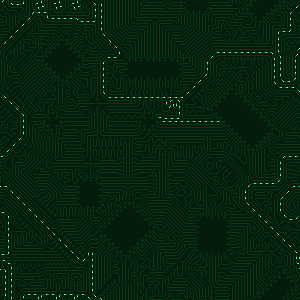
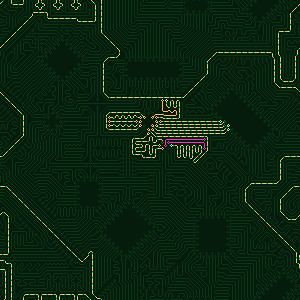
Revision of a layered 300 × 300 image; what changed, layer by layer:
hid "frame 6", painted on it over (0, 0, 300, 300)
showed "frame 1", painted on it over (0, 0, 300, 300)
showed "animated paths", painted on it over (0, 0, 300, 300)
